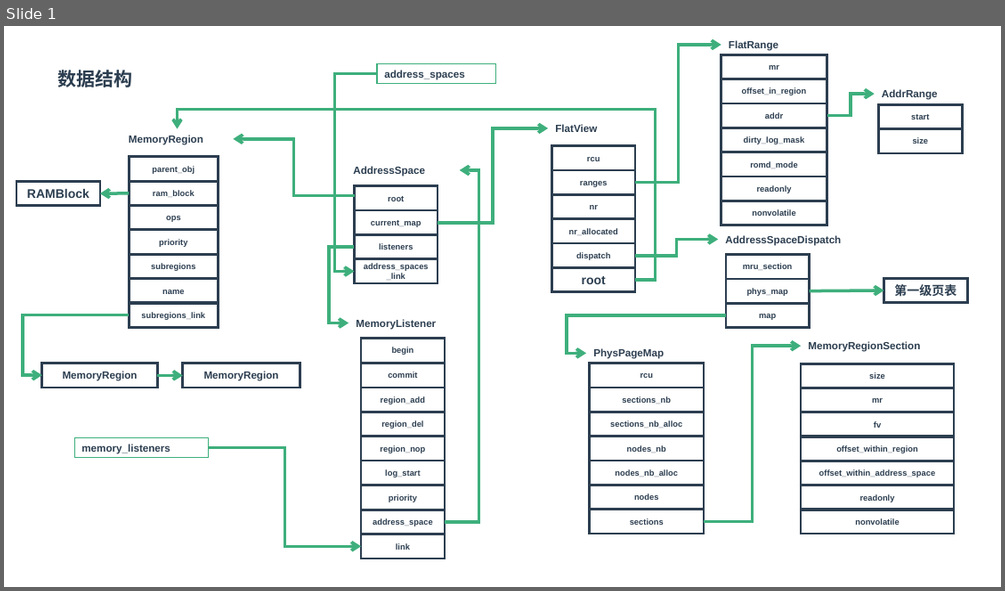
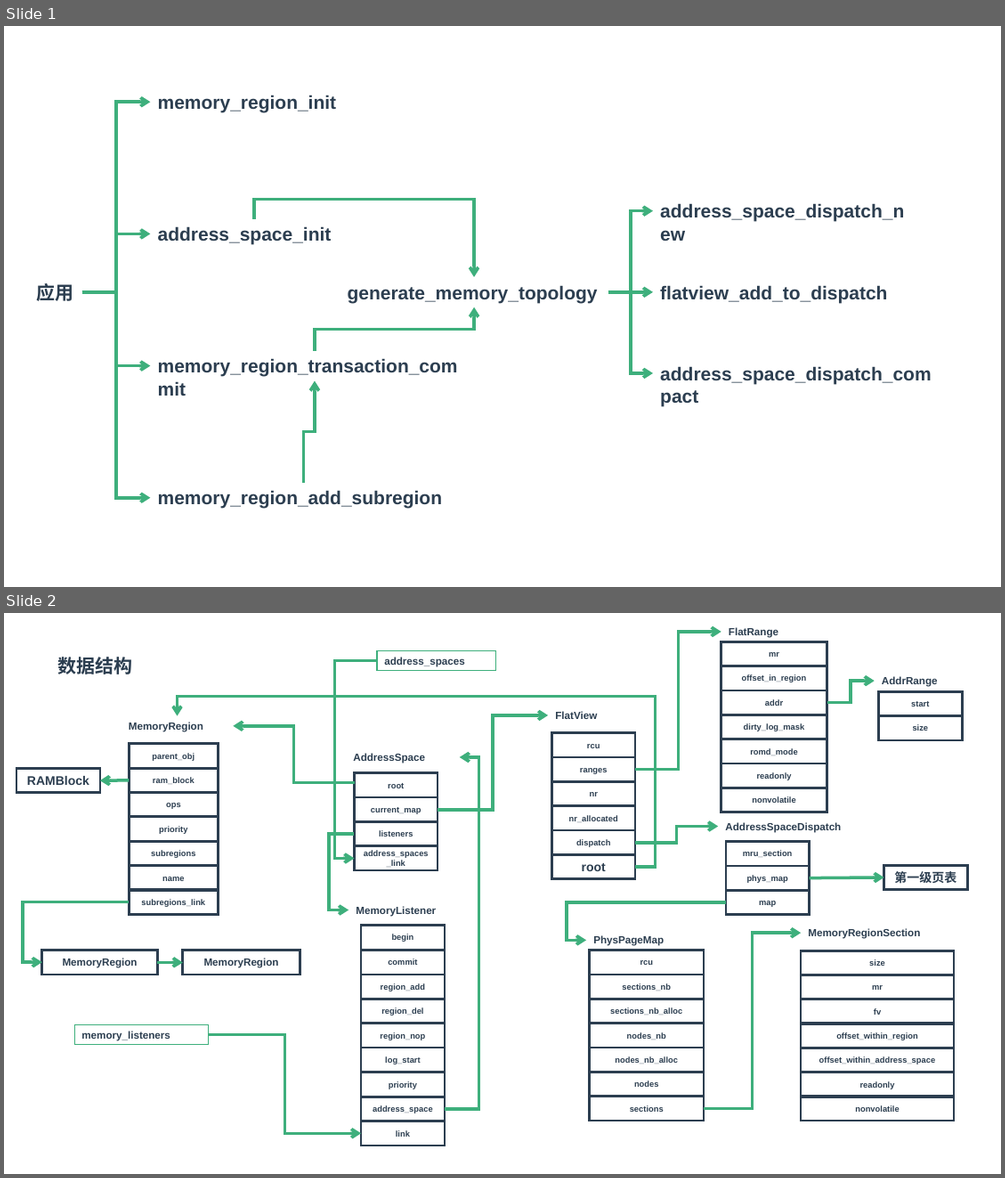
Before and after one commit to zaiqiang-dong/zaiqiang, a slide deck: docs/virtualization/qemu/memory/memory.pptx. Shown one above the other, each under a label of ours: slide 1 before the commit, slides 1 and 2 after it. The pictures are 1005x591 and 1005x1178 pixels, drawn with LibreOffice and Linux fonts; fonts in the diff are those of the drawing. Boxes give left, top, right and bottom in pixels: in the first picture for what was removed or moved away, otherwise in the second. Text is boxed around its words. In the diff, an @@ line names an element or a change of style, - is before the commit and + after.

```diff
--- a/docs/virtualization/qemu/memory/memory.pptx
+++ b/docs/virtualization/qemu/memory/memory.pptx
@@ slide 1 added at (4, 26, 1001, 587), background #FFFFFF @@
@@ elbow arrow added from (81, 292) to (151, 103), #3EAF7C 3 pt @@
@@ text added at (158, 95, 337, 112), 18 pt, text #2C3E50, bold @@
+memory_region_init
@@ elbow arrow added from (254, 219) to (474, 277), #3EAF7C 3 pt @@
@@ elbow arrow added from (608, 292) to (653, 211), #3EAF7C 3 pt @@
@@ text added at (660, 203, 904, 222), 18 pt, text #2C3E50, bold @@
+address_space_dispatch_new
@@ elbow arrow added from (81, 292) to (151, 234), #3EAF7C 3 pt @@
@@ text added at (158, 226, 332, 245), 18 pt, text #2C3E50, bold @@
+address_space_init
@@ text added at (37, 283, 74, 301), 18 pt, text #2C3E50, bold @@
+应用
@@ elbow arrow added from (81, 292) to (151, 365), #3EAF7C 3 pt @@
@@ elbow arrow added from (81, 292) to (151, 498), #3EAF7C 3 pt @@
@@ text added at (348, 285, 598, 303), 18 pt, text #2C3E50, bold @@
+generate_memory_topology
@@ elbow arrow added from (608, 292) to (653, 373), #3EAF7C 3 pt @@
@@ arrow added from (608, 292) to (653, 292), #3EAF7C 3 pt @@
@@ text added at (660, 285, 887, 303), 18 pt, text #2C3E50, bold @@
+flatview_add_to_dispatch
@@ elbow arrow added from (315, 351) to (474, 307), #3EAF7C 3 pt @@
@@ text added at (158, 358, 458, 377), 18 pt, text #2C3E50, bold @@
+memory_region_transaction_commit
@@ text added at (660, 366, 930, 384), 18 pt, text #2C3E50, bold @@
+address_space_dispatch_compact
@@ elbow arrow added from (304, 483) to (315, 380), #3EAF7C 3 pt @@
@@ text added at (158, 490, 442, 508), 18 pt, text #2C3E50, bold @@
+memory_region_add_subregion
@@ what was slide 1 is now slide 2 @@
```
Also in this commit, not shown: 59 other files.
